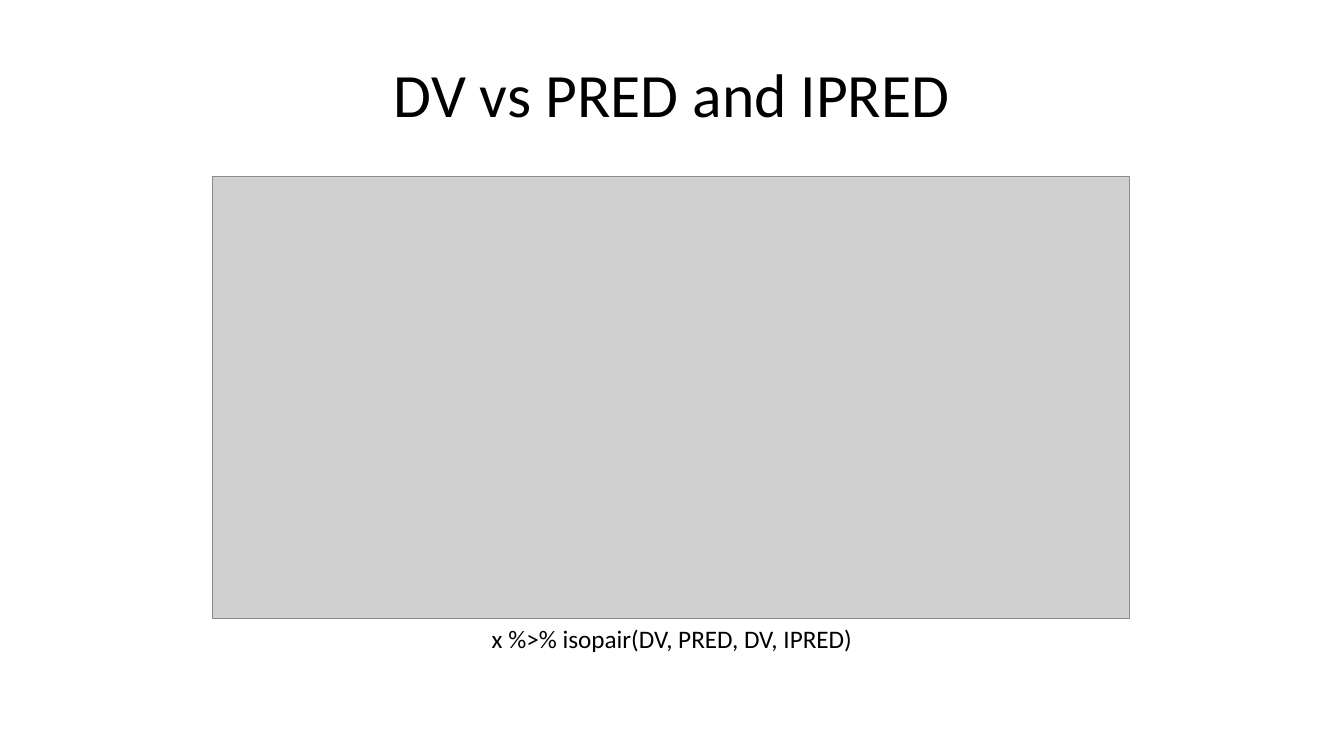
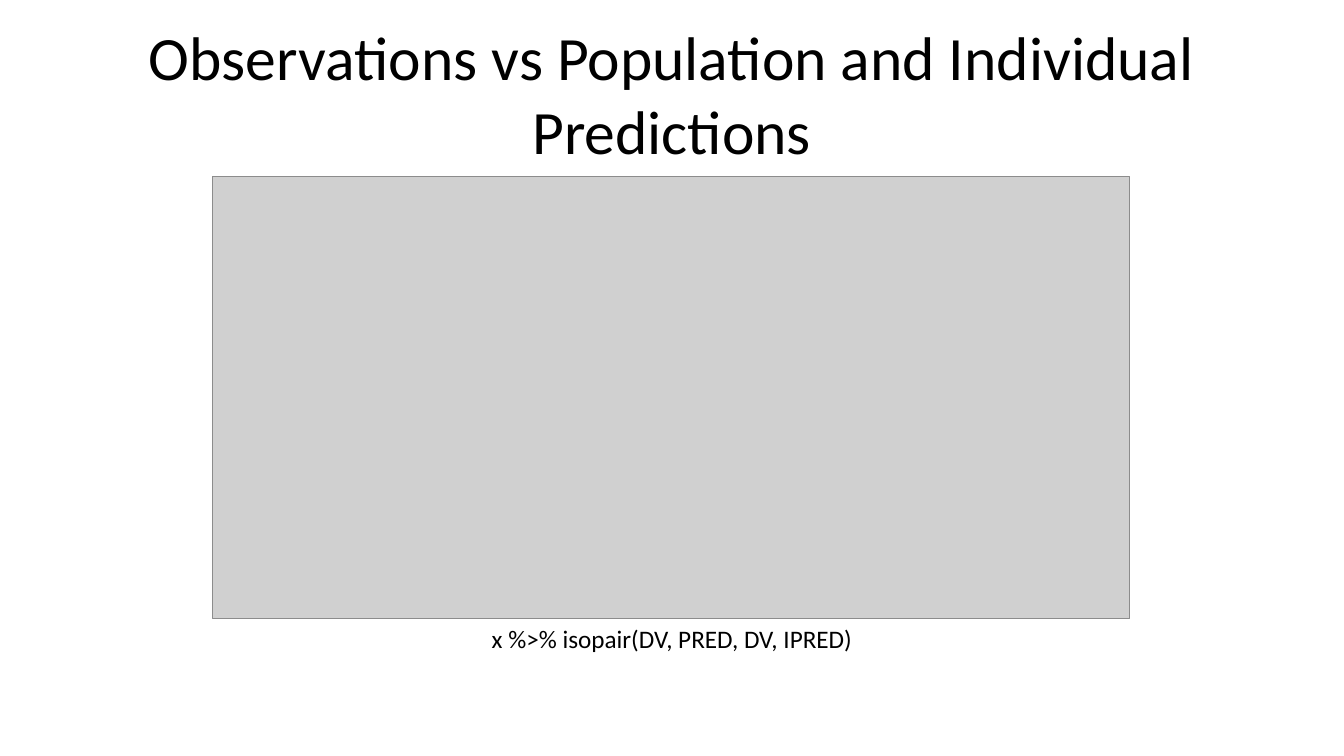
Before and after one commit to bergsmat/yamlet, a slide deck: slide 7 of inst/extdata/modeling/diagnostics.pptx (slide 6 before the commit). Drawn at 1344x756 pixels with LibreOffice and Linux fonts; fonts in the diff are those of the drawing; grey boxes stand for pictures. Boxes give left, top, right and bottom in pixels: in the first picture for what was removed or moved away, otherwise in the second. Text is boxed around its words. In the diff, an @@ line names an element or a change of style, - is before the commit and + after.

```diff
--- a/inst/extdata/modeling/diagnostics.pptx
+++ b/inst/extdata/modeling/diagnostics.pptx
@@ title at (149,37,1193,155): text changed @@
-DV vs PRED and IPRED
+Observations vs Population and Individual Predictions
```
Also in this commit, not shown: 7 other slides changed, 5 slides added, 19 other files.
